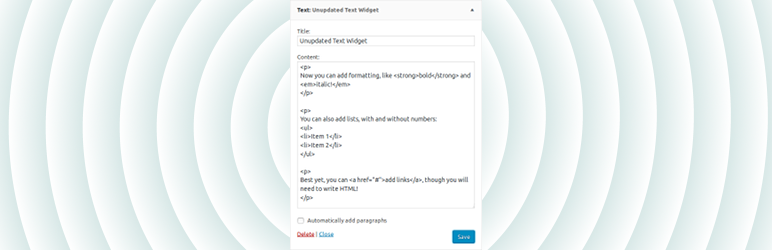
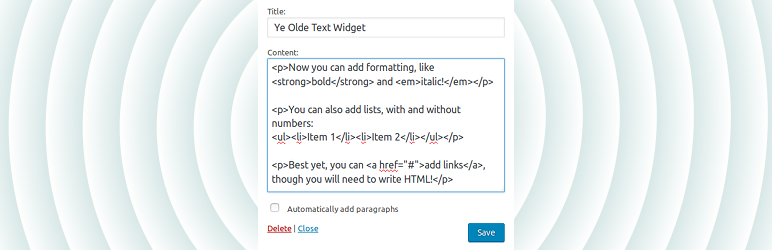
Layered file, before and after one edit (w=772, h=250). Changes by layer:
added layer "Pasted Layer #1" above "Pasted Layer" over [258, 0, 514, 250]
hid "Pasted Layer" over [290, 0, 482, 250]
